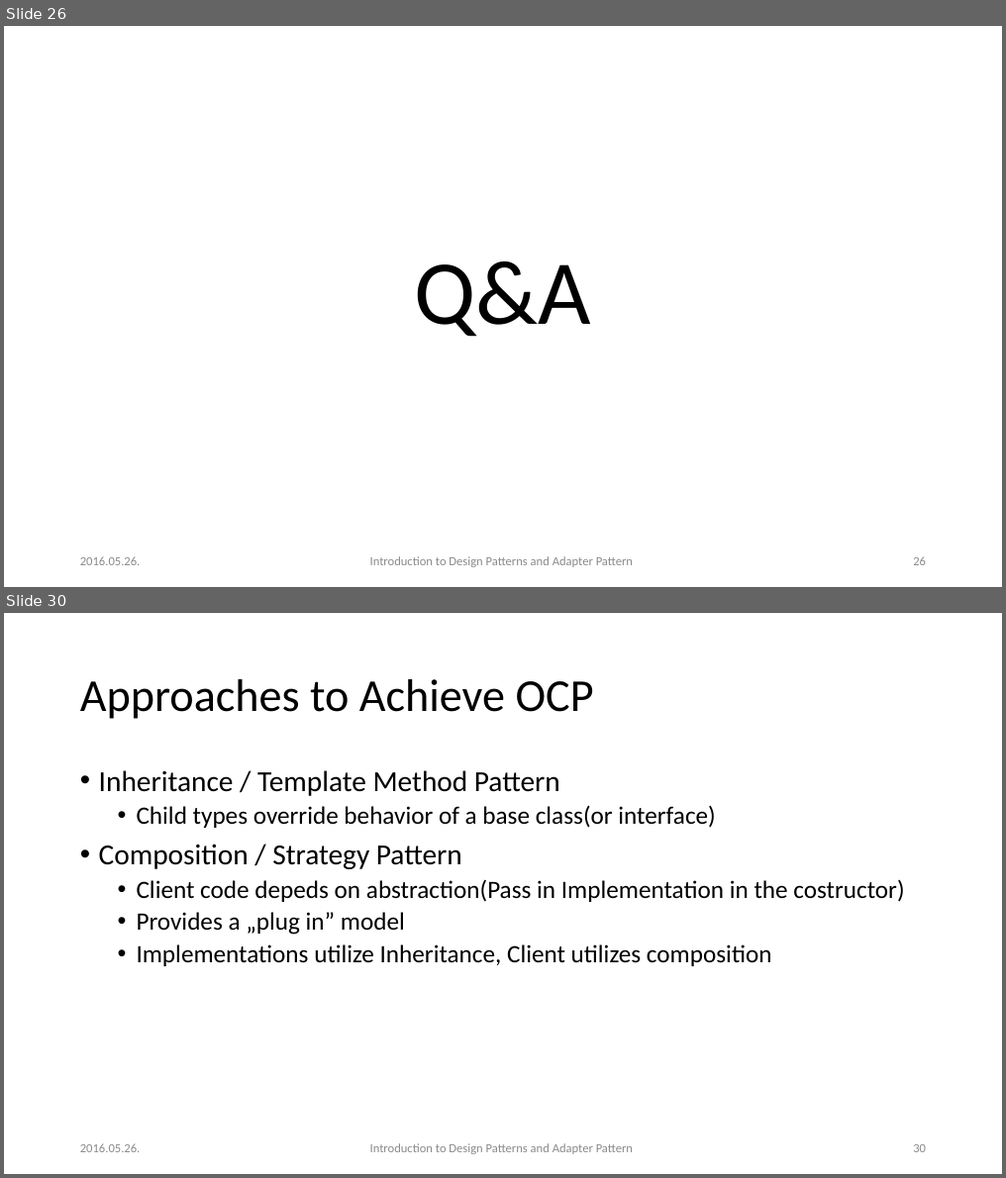
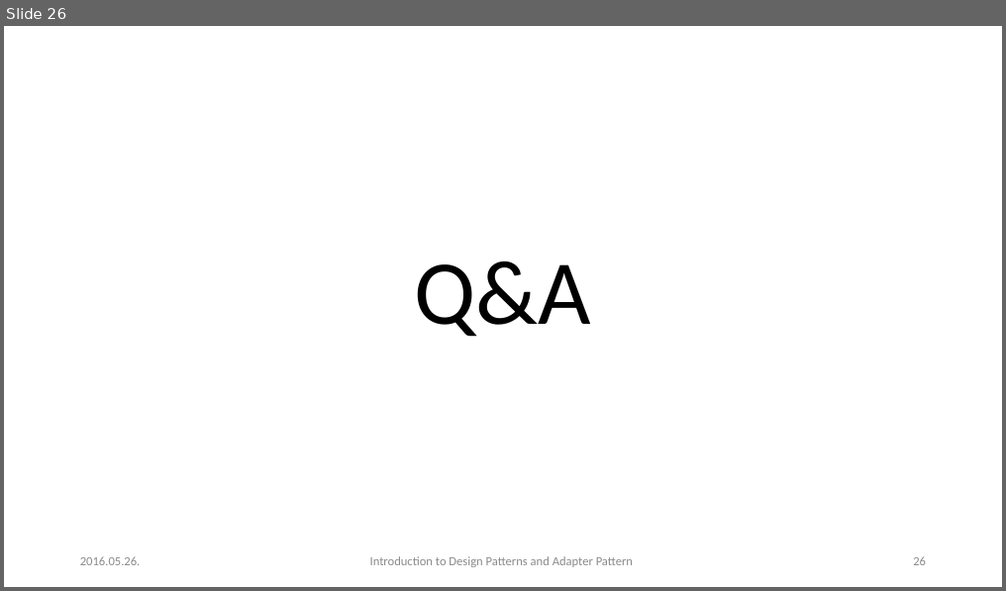
Before and after one commit to esziger/design_patterns, a slide deck: DP01_Into_And_Adapter_Pattern.pptx. Shown one above the other, each under a label of ours: slides 26 and 30 before the commit, slide 26 after it; the slides between them are not shown. The pictures are 1006x1178 and 1006x591 pixels, drawn with LibreOffice and Linux fonts; fonts in the diff are those of the drawing. Boxes give left, top, right and bottom in pixels: in the first picture for what was removed or moved away, otherwise in the second. Text is boxed around its words. In the diff, an @@ line names an element or a change of style, - is before the commit and + after.

```diff
--- a/DP01_Into_And_Adapter_Pattern.pptx
+++ b/DP01_Into_And_Adapter_Pattern.pptx
@@ slide 30 removed at [4,613,1002,1174], background #FFFFFF @@
@@ title removed at [80,679,594,719] @@
-Approaches to Achieve OCP
@@ text removed at [99,770,904,966] @@
-• Inheritance / Template Method Pattern
-  • Child types override behavior of a base class(or interface)
-• Composition / Strategy Pattern
-  • Client code depeds on abstraction(Pass in Implementation in the costructor)
-  • Provides a „plug in” model
-  • Implementations utilize Inheritance, Client utilizes composition
@@ text removed at [80,1144,141,1153] @@
-2016.05.26.
@@ text removed at [370,1144,633,1155] @@
-Introduction to Design Patterns and Adapter Pattern
@@ page number removed at [913,1145,926,1153] @@
-30
```
Also in this commit, not shown: 4 other slides removed.
